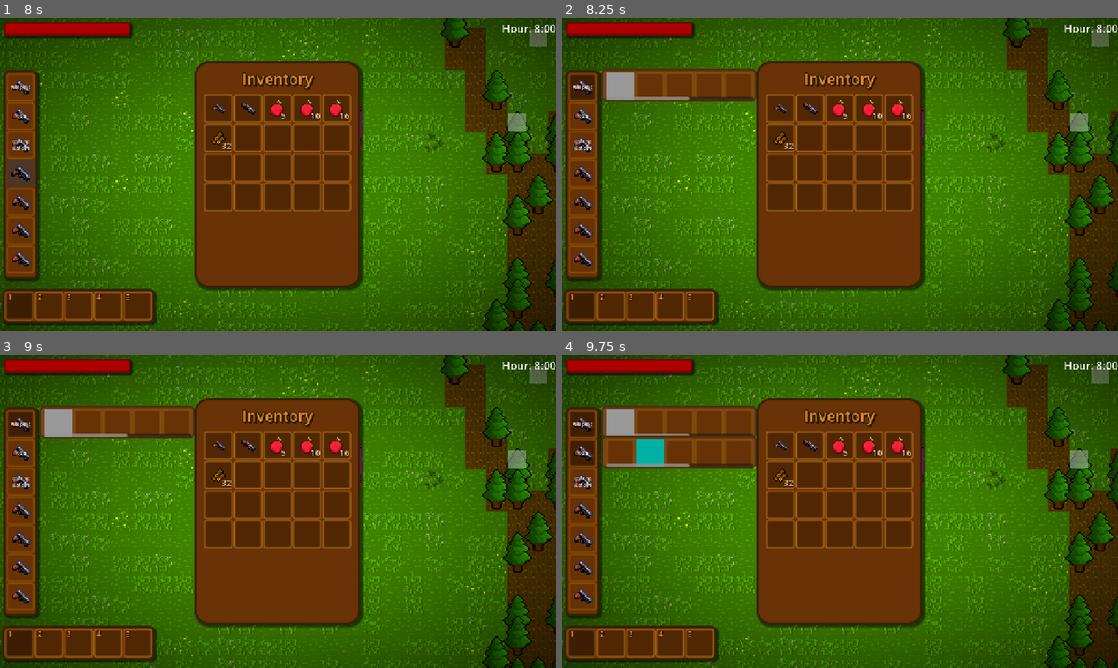
Above: before the commit, frames 1-4 (two rows, left to right).
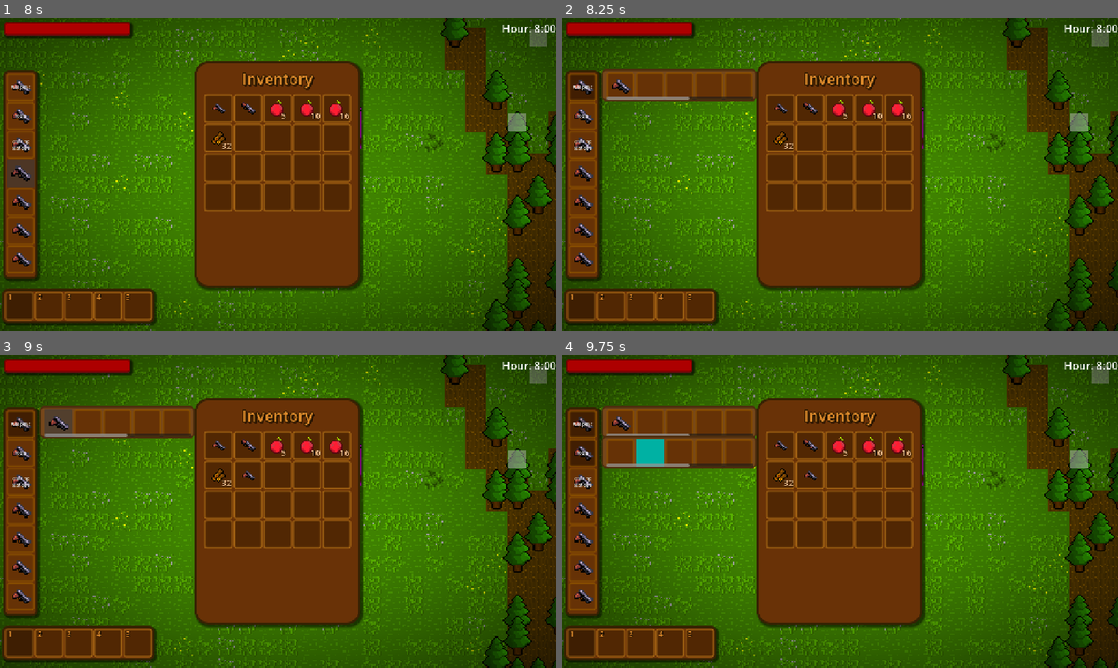
Above: after the commit, the same moments.

Repository: Lucasc0-Git/The-Gunsmith-Survivor
Game: Godot game, scene res://Scenes/StartScene.tscn
Same seed, same stepped clock (60 frames per second), same inputs: the game is played once before the commit and once after it.
Inputs (mouse positions are in pixels of both pictures, inside the frame that each line leads up to):
- Up to frame 1 (8 s): click "Play New Game" at 0.5 s; tap Enter at 1.25, 2.75, 5 s; drag from (16, 305) to (455, 58) at 1.27 s; tap Space at 2, 4.25, 5.75 s; drag from (50, 305) to (455, 58) at 2.02 s; move the mouse to (77, 305) at 2.77 s; hold A (move_left) 2.78-3.5 s; hold Mouse wheel up (prev_weapon) 2.78-3.5 s; click (77, 305) at 2.92 s; drag from (105, 305) to (500, 58) at 3.52 s; drag from (139, 305) to (339, 64) at 4.27 s; drag from (400, 158) to (339, 64) at 5.02 s; move the mouse to (166, 190) at 5.77 s; hold W (move_up) 5.78-6.5 s; hold Mouse wheel down (next_weapon) 5.78-6.5 s; click (166, 190) at 5.92 s; tap E (toggle_inventory) at 6.4 s; drag from (216, 108) to (166, 190) at 6.52 s; drag from (250, 108) to (16, 165) at 7.27 s
- Up to frame 2 (8.25 s): click "weapons" at 8 s
- Up to frame 3 (9 s): click (55, 420) at 8.77 s
- Up to frame 4 (9.75 s): click "tools" at 9.5 s

Frame 1 is identical in both runs. In frame 2, 0.4% of the frame differs, in the area x 8-13%, y 17-27%; in frame 3, 0.5%, in the area x 8-46%, y 17-40%; in frame 4, 0.5%.

Commit message:
Updated crafting

Diff:
--- a/Godot-Project-Files/Scenes/hud.tscn
+++ b/Godot-Project-Files/Scenes/hud.tscn
@@ -15,6 +15,8 @@
 [ext_resource type="Script" uid="uid://cjphke4vki0p7" path="res://Scripts/tooltip.gd" id="10_5ep0j"]
 [ext_resource type="Script" uid="uid://do5m5a13h1vqj" path="res://Scripts/basic_crafting.gd" id="10_piegi"]
 [ext_resource type="Script" uid="uid://bftatnjf1boxh" path="res://Scripts/basic_crafting_panels.gd" id="12_i2avg"]
+[ext_resource type="Theme" uid="uid://c31ap8kbywywe" path="res://Themes/CraftingButton.tres" id="14_ba8gd"]
+[ext_resource type="Texture2D" uid="uid://dgcfntfkmo1bg" path="res://Textures/SURVIVAL HORROR WEAPONS PACK 16X16/2.png" id="15_36s6t"]
 
 [sub_resource type="StyleBoxFlat" id="StyleBoxFlat_36asn"]
 content_margin_left = 10.0
@@ -73,8 +75,6 @@
 RichTextLabel/font_sizes/normal_font_size = 16
 RichTextLabel/styles/normal = SubResource("StyleBoxFlat_h8thi")
 
-[sub_resource type="StyleBoxFlat" id="StyleBoxFlat_i2avg"]
-
 [sub_resource type="StyleBoxFlat" id="StyleBoxFlat_1a2va"]
 bg_color = Color(1.92523e-06, 0.6930749, 0.63886756, 1)
 
@@ -299,10 +299,15 @@
 custom_minimum_size = Vector2(346, 64)
 layout_mode = 2
 
-[node name="Panel" type="Panel" parent="InventoryUI/BasicCrafting/BasicCraftingPanels/VBoxContainer/Control/WeaponsCraftingContainer/MarginContainer/ScrollContainer/HBoxContainer" unique_id=1697708826]
-custom_minimum_size = Vector2(64, 64)
-layout_mode = 2
-theme_override_styles/panel = SubResource("StyleBoxFlat_i2avg")
+[node name="Glock" type="Button" parent="InventoryUI/BasicCrafting/BasicCraftingPanels/VBoxContainer/Control/WeaponsCraftingContainer/MarginContainer/ScrollContainer/HBoxContainer" unique_id=2078825733]
+custom_minimum_size = Vector2(64, 64)
+layout_mode = 2
+theme = ExtResource("14_ba8gd")
+disabled = true
+action_mode = 0
+icon = ExtResource("15_36s6t")
+icon_alignment = 1
+expand_icon = true
 
 [node name="Panel2" type="Panel" parent="InventoryUI/BasicCrafting/BasicCraftingPanels/VBoxContainer/Control/WeaponsCraftingContainer/MarginContainer/ScrollContainer/HBoxContainer" unique_id=478754426]
 custom_minimum_size = Vector2(64, 64)
@@ -491,3 +496,4 @@
 
 [connection signal="mouse_entered" from="InventoryUI/Hotbar" to="." method="_on_hotbar_mouse_entered"]
 [connection signal="mouse_exited" from="InventoryUI/Hotbar" to="." method="_on_hotbar_mouse_exited"]
+[connection signal="pressed" from="InventoryUI/BasicCrafting/BasicCraftingPanels/VBoxContainer/Control/WeaponsCraftingContainer/MarginContainer/ScrollContainer/HBoxContainer/Glock" to="InventoryUI/BasicCrafting" method="_on_glock_pressed"]
--- a/Godot-Project-Files/Scripts/basic_crafting.gd
+++ b/Godot-Project-Files/Scripts/basic_crafting.gd
@@ -3,9 +3,19 @@
 
 @onready var grid_container: GridContainer = $PanelContainer/GridContainer
 @onready var the_core: TheCore
+@onready var inventory: Inventory
 @onready var basic_craftings: BasicCraftingUIPanel = $BasicCraftingPanels
 
+@onready var glock_button: Button = $BasicCraftingPanels/VBoxContainer/Control/WeaponsCraftingContainer/MarginContainer/ScrollContainer/HBoxContainer/Glock
+
+
+
+var glock_item: ItemData = ItemRegistry.items["glock"]
+var wood_item: ItemData = ItemRegistry.items["wood"]
+
 func _ready() -> void:
+
+
 	for i in range(grid_container.get_child_count()):
 		var crafting_slot: Button = grid_container.get_child(i)
 		crafting_slot.toggled.connect(
@@ -17,6 +27,8 @@
 
 	the_core.player_entered_crafting_area.connect(show_crafting)
 	the_core.player_exited_crafting_area.connect(hide_crafting)
+	if inventory == null:
+		push_error("Inventory is null")
 
 
 func hide_crafting() -> void:
@@ -40,3 +52,24 @@
 		basic_craftings.toggle_tools_crafting(toggled_on)
 	elif index == 2:
 		basic_craftings.toggle_stations_crafting(toggled_on)
+
+func _process(_delta: float) -> void:
+	if visible:
+		if inventory.do_have_item(wood_item, 30):
+			glock_button.disabled = false
+		else:
+			glock_button.disabled = true
+
+##The Weapons crafting recipes.
+
+func _on_glock_pressed() -> void:
+	if inventory == null: return
+	if inventory.find_item(wood_item) >= 30:
+		print("give player Glock")
+		inventory.give_item(glock_item, 1)
+
+
+
+##The Tools crafting recipes.
+
+##The Stations crafting recipes.
--- a/Godot-Project-Files/Scripts/hud.gd
+++ b/Godot-Project-Files/Scripts/hud.gd
@@ -9,6 +9,7 @@
 @onready var weapon : Weapon
 @onready var tooltip: Tooltip = $Tooltip
 @onready var canvas_modulate: CanvasModulate = $CanvasModulate
+@onready var basic_crafting: BasicCraftingUI = $InventoryUI/BasicCrafting
 
 ## The @onready var declaration
 @onready var hotbar_grid_container: GridContainer = $InventoryUI/Hotbar/PanelContainer/GridContainer
@@ -46,6 +47,9 @@
 	inventory.player = player
 	inventory.tooltip = tooltip
 	inventory.hud = self
+	inventory.basic_crafting = basic_crafting
+	basic_crafting.inventory = inventory
+
 
 # Called when "E" is just pressed
 func toggle_inv() -> void:
--- a/Godot-Project-Files/Scripts/inventory.gd
+++ b/Godot-Project-Files/Scripts/inventory.gd
@@ -14,6 +14,7 @@
 var shotgun_item : ItemData
 var apple_item : ItemData
 var wood_item : ItemData
+var basic_crafting: BasicCraftingUI
 
 var inv_slot : Slot
 var player: Player
@@ -46,6 +47,7 @@
 	fill_slot(3, apple_item, 10)
 	fill_slot(4, apple_item, 16)
 	fill_slot(5, wood_item, 32)
+
 
 func _on_slot_right_click(slot: Slot) -> void:
 	var slot_data: SlotData = slot.slot_data.copy()
@@ -84,6 +86,51 @@
 		move_item_to_hotbar(slot)
 		return
 
+func find_item(item: ItemData) -> int:
+	var usable_amount: int = 0
+	for slot: Slot in grid_container.get_children():
+		if slot.slot_data == null:
+			var blank_data: SlotData = SlotData.new()
+			slot.slot_data = blank_data
+		if slot.slot_data.is_empty(): continue
+		if slot.slot_data.item_data == item:
+			usable_amount += slot.slot_data.amount
+	return usable_amount
+
+func do_have_item(item: ItemData, needed_amount: int = 1) -> bool:
+	var total: int = 0
+	for slot: Slot in grid_container.get_children():
+		if slot.slot_data == null:
+			var blank_data: SlotData = SlotData.new()
+			slot.slot_data = blank_data
+		if slot.slot_data.is_empty(): continue
+		if slot.slot_data.item_data == item:
+			total += slot.slot_data.amount
+	if total >= needed_amount:
+		return true
+	return false
+
+func give_item(item: ItemData, amount: int = 1) -> void:
+	var amount_to_add: int = amount
+
+	# First pass — fill existing partial stacks
+	for slot: Slot in grid_container.get_children():
+		if slot.slot_data == null or slot.slot_data.is_empty(): continue
+		if slot.slot_data.item_data != item: continue
+		var space_left: int = slot.slot_data.item_data.max_stack - slot.slot_data.amount
+		var adding_amount: int = min(space_left, amount_to_add)
+		slot.add_amount(adding_amount)
+		amount_to_add -= adding_amount
+		if amount_to_add <= 0: return
+
+	# Second pass — fill empty slots with remainder
+	for slot: Slot in grid_container.get_children():
+		if slot.slot_data == null or !slot.slot_data.is_empty(): continue
+		var adding_amount: int = min(item.max_stack, amount_to_add)
+		slot.set_item(item, adding_amount)
+		amount_to_add -= adding_amount
+		if amount_to_add <= 0: return
+
 func move_item_to_hotbar(slot: Slot) -> void:
 	if !player: return
 
--- a/Godot-Project-Files/Themes/CraftingButton.tres
+++ b/Godot-Project-Files/Themes/CraftingButton.tres
@@ -1,6 +1,19 @@
 [gd_resource type="Theme" format=3 uid="uid://c31ap8kbywywe"]
 
 [ext_resource type="StyleBox" uid="uid://dxh65jyslte1f" path="res://Themes/ButtonStyleBox.tres" id="1_tc7eq"]
+
+[sub_resource type="StyleBoxFlat" id="StyleBoxFlat_yrmhf"]
+bg_color = Color(0.339151, 0.21625227, 0.12729603, 1)
+border_width_left = 5
+border_width_top = 5
+border_width_right = 5
+border_width_bottom = 5
+border_color = Color(0.5397266, 0.31198794, 0.00023391545, 1)
+border_blend = true
+corner_radius_top_left = 5
+corner_radius_top_right = 5
+corner_radius_bottom_right = 5
+corner_radius_bottom_left = 5
 
 [sub_resource type="StyleBoxFlat" id="StyleBoxFlat_tc7eq"]
 bg_color = Color(0.25359428, 0.11687959, 0.009007851, 1)
@@ -16,7 +29,9 @@
 corner_radius_bottom_left = 5
 
 [resource]
+Button/colors/icon_disabled_color = Color(1, 1, 1, 0.6392157)
 Button/colors/icon_normal_color = Color(1, 1, 1, 1)
 Button/colors/icon_pressed_color = Color(0.87887067, 0.82468975, 0.7761386, 1)
+Button/styles/disabled = SubResource("StyleBoxFlat_yrmhf")
 Button/styles/normal = ExtResource("1_tc7eq")
 Button/styles/pressed = SubResource("StyleBoxFlat_tc7eq")
--- a/Godot-Project-Files/project.godot
+++ b/Godot-Project-Files/project.godot
@@ -38,6 +38,11 @@
 window/size/viewport_width=1280
 window/size/viewport_height=720
 window/stretch/mode="canvas_items"
+
+[editor]
+
+movie_writer/ogv/encoding_speed=3
+movie_writer/movie_file="/home/lukas/Downloads/gg.avi"
 
 [file_customization]
 
